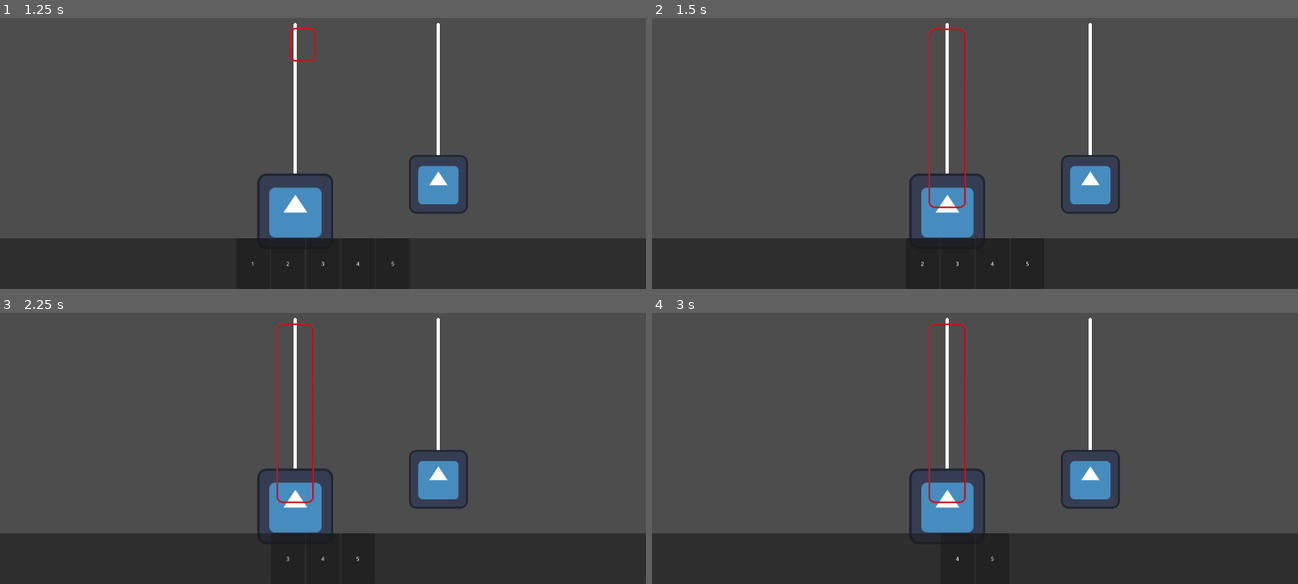
Above: before the commit, frames 1-4 (two rows, left to right).
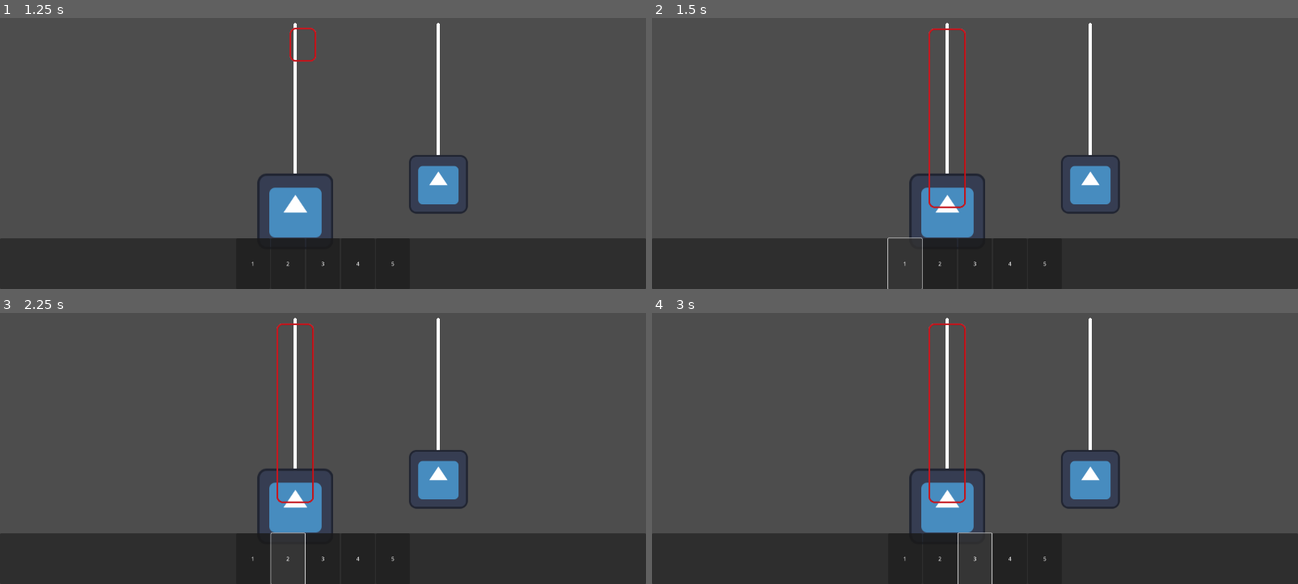
Above: after the commit, the same moments.

Repository: HEKEPOIU/gmtk_2024
Game: Godot game, scene res://scene/main.tscn
Same seed, same stepped clock (60 frames per second), same inputs: the game is played once before the commit and once after it. The engine's default icon, where the game draws it, is replaced by a stand-in: a white triangle on a blue panel in a dark square.
Inputs:
- Up to frame 1 (1.25 s): click "start" at 0.5 s
- Up to frame 2 (1.5 s): click "1" at 1.25 s
- Up to frame 3 (2.25 s): click "2" at 2 s
- Up to frame 4 (3 s): click "3" at 2.75 s

Frame 1 is identical in both runs. In frame 2, 0.1% of the frame differs, in the area x 36-62%, y 80-100%; in frame 3, 0.1%, in the area x 38-62%, y 80-100%; in frame 4, 0.1%.

Commit message:
use resource succ

Diff:
--- a/src/ui/card/card.gd
+++ b/src/ui/card/card.gd
@@ -3,7 +3,8 @@
 class_name Card
 
 
-@export var card_effect: Resource = preload("res://src/ui/card/inverse_speed_card.gd")
+@export var card_effect: Resource = preload("res://src/ui/card/card_effect/inverse_speed_card.gd")
+
 signal on_card_click
 
 # Called when the node enters the scene tree for the first time.
@@ -17,7 +18,7 @@
 
 
 func _on_button_up() -> void:
-	on_card_click.emit()
-	UiHelper.disable(self)
+	on_card_click.emit(card_effect.new())
+	# UiHelper.disable(self)
 
 	pass # Replace with function body.
--- /dev/null
+++ b/src/ui/card/card_effect/card_effect.gd
@@ -0,0 +1,6 @@
+extends Resource
+
+class_name CardEffect
+
+func on_trigger(target:Pendulum) -> void:
+	pass
--- /dev/null
+++ b/src/ui/card/card_effect/inverse_speed_card.gd
@@ -0,0 +1,5 @@
+extends CardEffect
+
+func on_trigger(target: Pendulum) -> void:
+	target.move_velocity *= -1
+	print("inverseSucc")
--- a/src/ui/card/inverse_speed_card.gd
+++ /dev/null
@@ -1,4 +0,0 @@
-extends Resource
-
-func on_trigger(target: Pendulum) -> void:
-	target.move_velocity *= -1
--- a/src/ui/ui_main.gd
+++ b/src/ui/ui_main.gd
@@ -3,6 +3,7 @@
 class_name UiMain
 
 var card := preload("res://scene/card.tscn")
+# var card_resource := preload("res://src/ui/card/inverse_speed_card.gd")
 # var borderPrefab := preload("res://src/ui/card/border.tscn")
 @export var border: NinePatchRect
 
@@ -34,14 +35,17 @@
 
 	pass # Replace with function body.
 
-func _on_card_click() -> void:
+func _on_card_click(res: CardEffect) -> void:
 	print("card click")
+	print(res)
 	var arr := _get_pendulum_info_array()
 	for p: Pendulum in arr:
+		res.on_trigger(p)
 		var position: Vector2 = p.position
 		var length: float = p.length # todo:p.get_length()
 		var width: float = (p.get_node("PendulumEndPoint/Sprite2D") as Sprite2D).texture.get_size().x # todo: p.get_width()
 		# var border := borderPrefab.instantiate()  # todo: use prefab , idk why no appear when use prefab
+		# card_resource.on_trigger(p)
 		set_border(position - Vector2(width / 2, 0), Vector2(width, length))
 	pass
 
